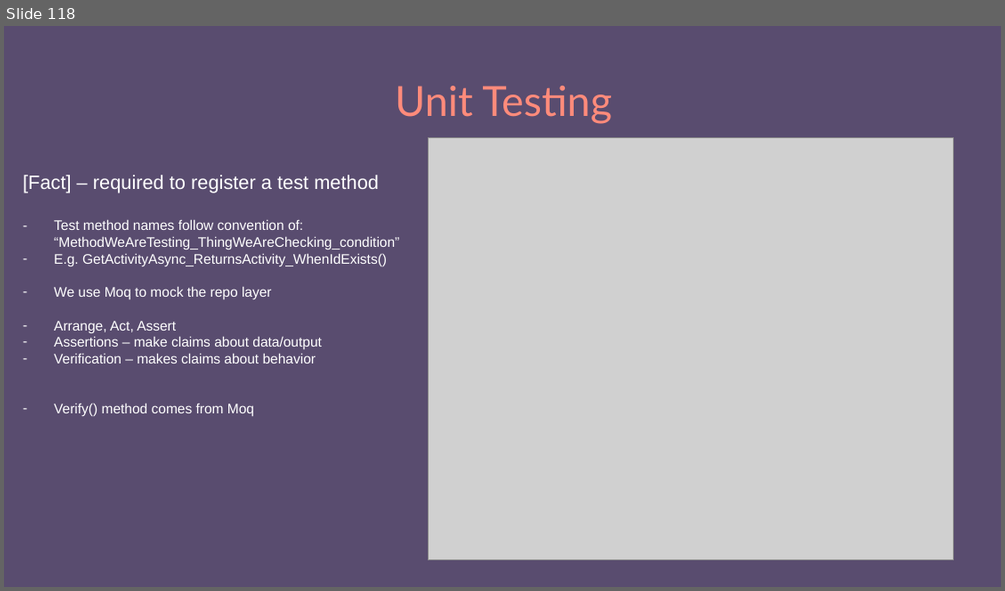
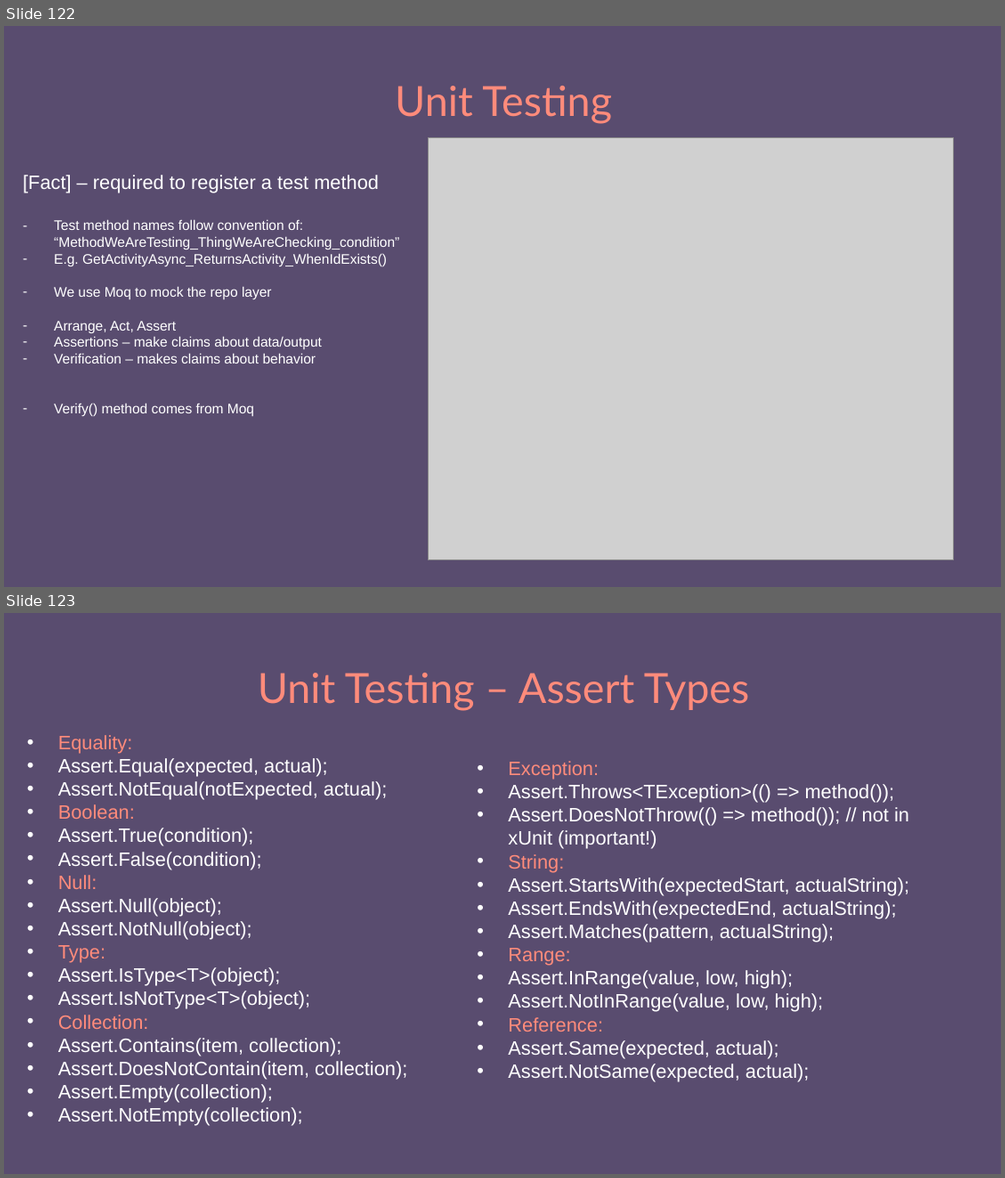
Before and after one commit to e-m-wilson/dotnet, a slide deck: Resources-Notes-Ppts/C#/001-dot-net-foundations.pptx. Shown one above the other, each under a label of ours: slide 118 before the commit, slides 122 and 123 after it. The pictures are 1005x591 and 1005x1178 pixels, drawn with LibreOffice and Linux fonts; fonts in the diff are those of the drawing; grey boxes stand for pictures. Boxes give left, top, right and bottom in pixels: in the first picture for what was removed or moved away, otherwise in the second. Text is boxed around its words. In the diff, an @@ line names an element or a change of style, - is before the commit and + after.

```diff
--- a/Resources-Notes-Ppts/C#/001-dot-net-foundations.pptx
+++ b/Resources-Notes-Ppts/C#/001-dot-net-foundations.pptx
@@ slide 123 added at (4,613,1001,1174), background #594C6F @@
@@ title added at (258,673,749,711), 30 pt, text #FF8B7B @@
+Unit Testing – Assert Types
@@ text added at (58,735,407,1126), 14 pt, text #FFFFFF @@
+• Equality:
+• Assert.Equal(expected, actual);
+• Assert.NotEqual(notExpected, actual);
+• Boolean:
+• Assert.True(condition);
+• Assert.False(condition);
+• Null:
+• Assert.Null(object);
+• Assert.NotNull(object);
+• Type:
+• Assert.IsType<T>(object);
+• Assert.IsNotType<T>(object);
+• Collection:
+    • Assert.Contains(item, collection);
+    • Assert.DoesNotContain(item, collection);
+    • Assert.Empty(collection);
+    • Assert.NotEmpty(collection);
@@ text added at (508,761,909,1082), 14 pt, text #FFFFFF @@
+• Exception:
+• Assert.Throws<TException>(() => method());
+• Assert.DoesNotThrow(() => method()); // not in xUnit (important!)
+• String:
+• Assert.StartsWith(expectedStart, actualString);
+• Assert.EndsWith(expectedEnd, actualString);
+• Assert.Matches(pattern, actualString);
+• Range:
+• Assert.InRange(value, low, high);
+• Assert.NotInRange(value, low, high);
+• Reference:
+• Assert.Same(expected, actual);
+• Assert.NotSame(expected, actual);
@@ what was slide 118 is now slide 122 @@
```
Also in this commit, not shown: 4 other slides added, 1 other file.
